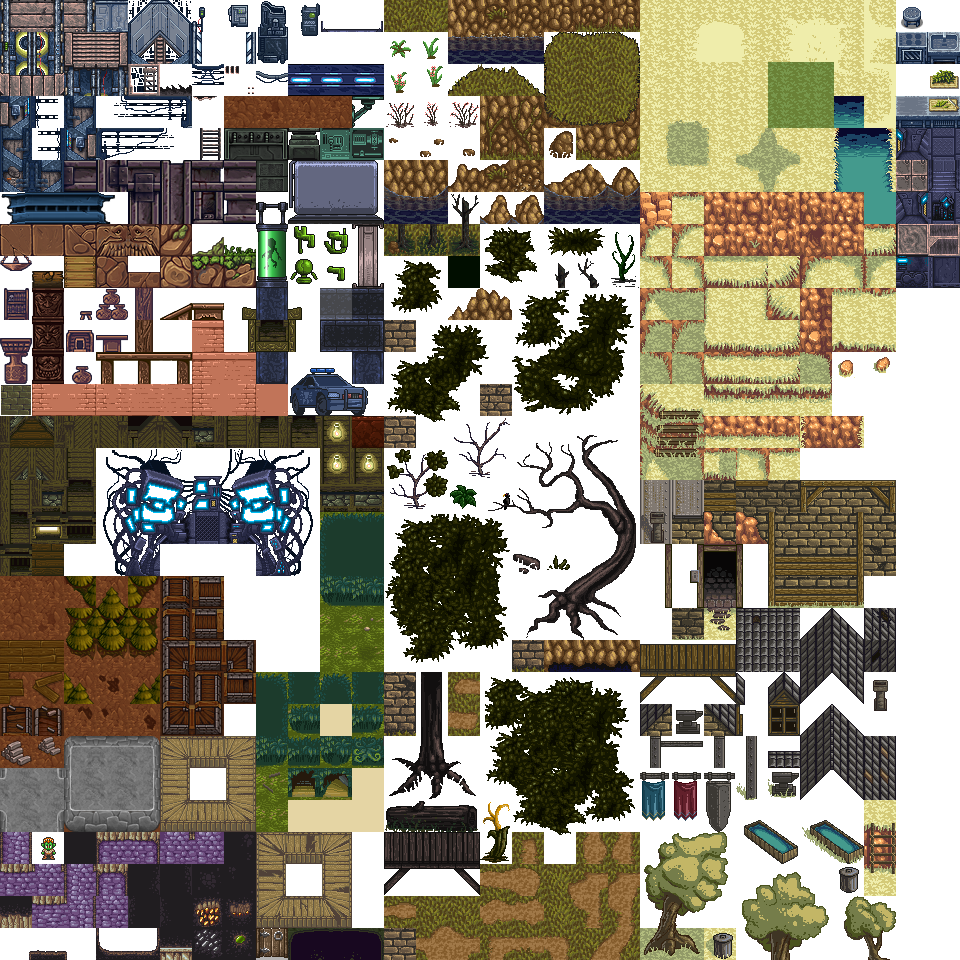
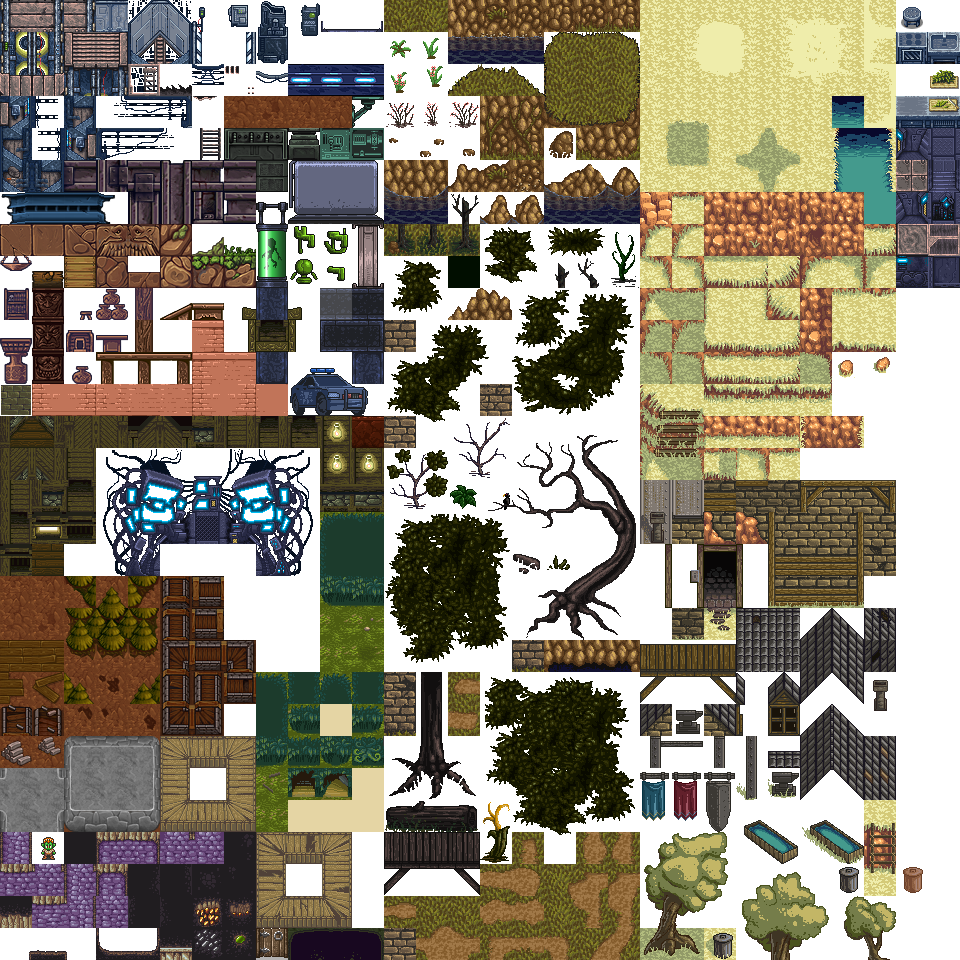
Layers edited between the first and the second 960x960 image:
hid "grass" over (x1=768, y1=62, x2=834, y2=128)
hid "areia" over (x1=702, y1=62, x2=768, y2=128)
added layer "Layer 1" above "Layer 0" over (x1=903, y1=867, x2=923, y2=893)
